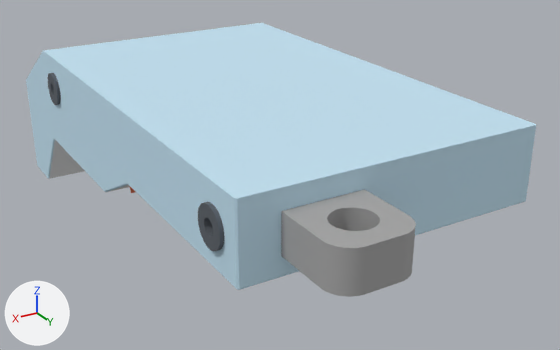
The COLLADA model cluerosity_description/meshes/robot_base.dae: old version first, new version second.
Before and after are seen from a 50 mm lens placed at (0.501, 0.982, 0.455), pointed at (-0.035, 0.089, 0.008). Lighting does not change. The marker at lower left points along +X, +Y and +Z.

Names of what the first picture shows: '62540620b3157a15f7bf6038'.
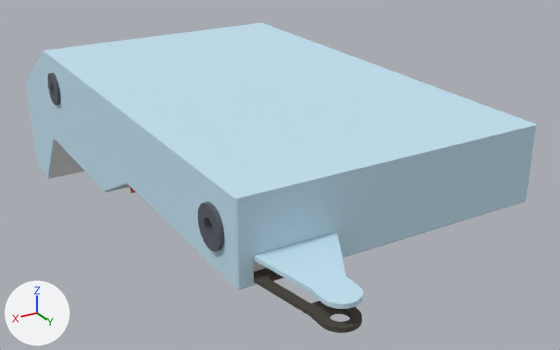
Pixel boxes [x1, y1, x2, y2] of what changed, in the pictures (560 x 350 px):
'62540620b3157a15f7bf6038', recoloured, reshaped (13% taller): before [26, 23, 536, 297]; after [26, 23, 536, 333]
part 1 of me_62540620b3157a15f7bf6038, deleted: before [281, 189, 416, 297]
part 2 of me_62540620b3157a15f7bf6038, added: after [237, 125, 536, 333]

The edits, one by one:
Material 'ID9' (mat_id9) changes colour from grey #a5a5a5 to dark grey #4d4942; in linear values from (0.376, 0.376, 0.376) to (0.0742, 0.0666, 0.0545).
me_62540620b3157a15f7bf6038 is used by ob_62540620b3157a15f7bf6038; location (0.0, 0.0, 0.0).
me_62540620b3157a15f7bf6038 had 6346 vertices, 12696 faces and spanned x -0.205..0.205, y -0.4..0.5, z -0.1..0.15.
me_62540620b3157a15f7bf6038 now has 6388 vertices, 12788 faces and spans x -0.205..0.205, y -0.4..0.518, z -0.1..0.15.
me_62540620b3157a15f7bf6038 part 1: the loose piece of 248 vertices spanning x 0.05..0.15, y 0.4..0.5, z 0.075..0.125 is deleted.
me_62540620b3157a15f7bf6038 part 2: 280 vertices added at x 0.082..0.182, y 0.39..0.518, z 0.05..0.085.
